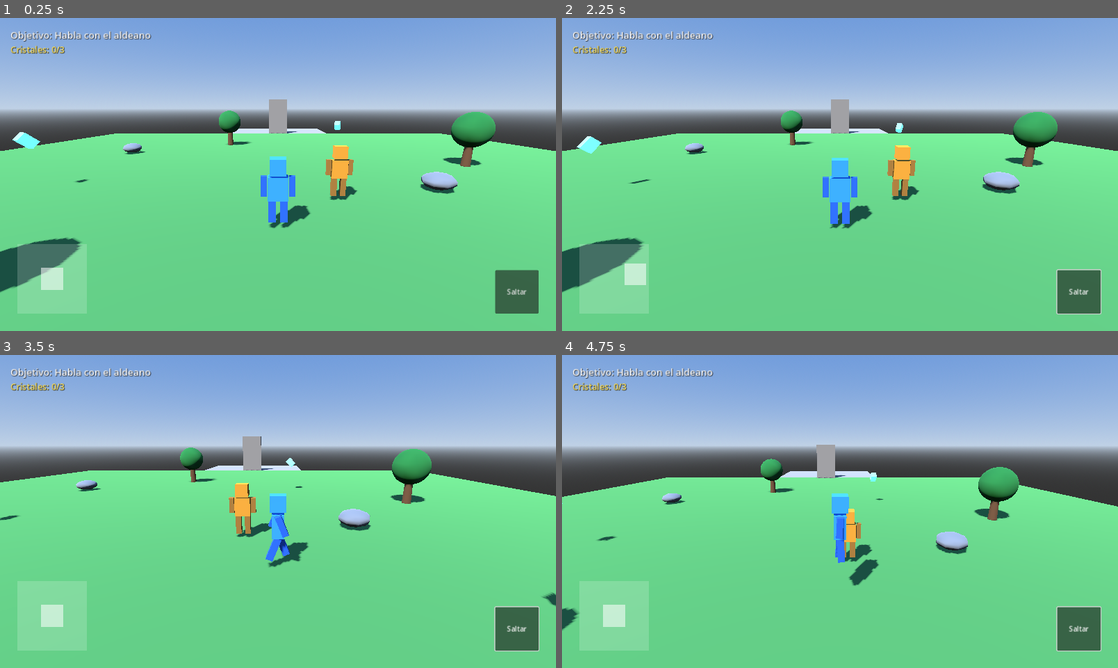
Above: before the commit, frames 1-4 (two rows, left to right).
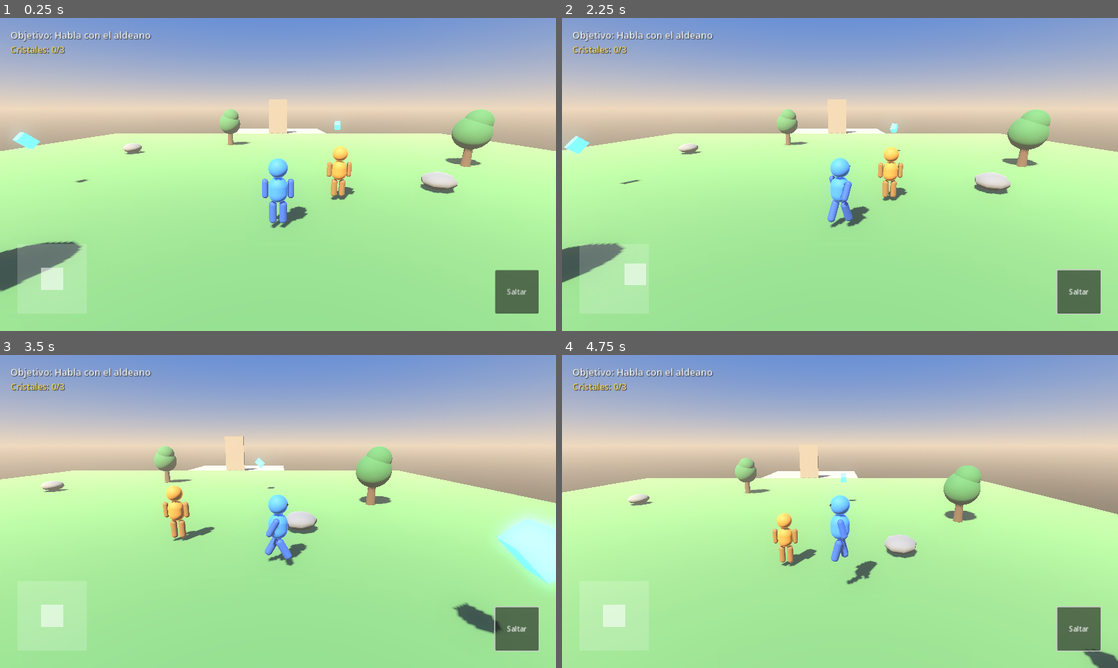
Above: after the commit, the same moments.

Repository: maykolparedes-code/Juego-Divertido
Game: Godot game, scene res://scenes/World.tscn
Same seed, same stepped clock (60 frames per second), same inputs: the game is played once before the commit and once after it.
Inputs (mouse positions are in pixels of both pictures, inside the frame that each line leads up to):
- Up to frame 1 (0.25 s): no input
- Up to frame 2 (2.25 s): click "Saltar" at 0.5 s; drag from (951, 174) to (895, 105) at 1.27 s; drag from (612, 277) to (812, 237) at 2.02 s
- Up to frame 3 (3.5 s): move the mouse to (333, 442) at 2.77 s; hold D (move_right) from 2.78 s (still down); tap E (interact) at 2.85 s; click (333, 442) at 2.92 s
- Up to frame 4 (4.75 s): release D (move_right) at 3.5 s; drag from (812, 574) to (673, 464) at 3.52 s; move the mouse to (1006, 558) at 4.27 s; hold A (move_left) from 4.28 s (still down); tap E (interact) at 4.35 s; click (1006, 558) at 4.42 s; tap Space (jump) at 4.52 s

The runs differ from the first frame. In frame 1, 79% of the frame differs, in the area x 0-100%, y 17-100%; in frame 2, 79%; in frame 3, 79%; in frame 4, 80%.

Commit message:
Corregir controles táctiles rotos y mejorar los gráficos
Bug reportado jugando en un dispositivo Android real: los controles no
respondían a nada. Causa raíz encontrada: Player busca el nodo
TouchControls una sola vez en _ready(), pero en World.tscn Player está
declarado ANTES que TouchControls, así que en ese momento el grupo
"touch_controls" todavía está vacío (_ready() de los hermanos se llama
en orden de declaración). El jugador se quedaba con la referencia en
null para siempre, sordo a joystick/cámara/botones. Se cambió a una
búsqueda perezosa que se reintenta hasta encontrarlo, sin depender del
orden de nodos en la escena. Se agregó un test de regresión específico
para este bug en tests/smoke_test.gd.

De paso, se encontró y corrigió un segundo bug real (cosmético, no
reportado explícitamente pero visible ahora que el personaje tiene
cara): la fórmula que rota al personaje hacia su dirección de
movimiento tenía el signo invertido y lo hacía mirar 180° al revés.
Verificado empíricamente con un script Godot aparte antes de aplicar
el fix, en vez de confiar en el cálculo a mano.

Mejoras gráficas pedidas:
- Personajes reconstruidos con cápsulas/esferas en vez de cajas
  (character_builder.gd), con ojos simples y "rim light" en los
  materiales para que se lean mejor sin necesitar texturas.
- Cielo con tonos más cálidos en el horizonte, niebla sutil para dar
  profundidad, y glow/bloom activado (se ve en los cristales y en el
  tesoro final, que ya tenían emisión).
- Luz solar más cálida, materiales del suelo/árboles/rocas/puerta con
  roughness ajustado para que no se vean plásticos.
- (Se probó SSAO pero Godot avisa que no funciona con el renderer
  "mobile" que usa este proyecto para Android, así que se quitó en vez
  de dejar configuración muerta.)

Todo vuelto a validar con el binario real de Godot 4.3: reimport
limpio sin errores/advertencias, y los 24 chequeos de
tests/smoke_test.gd en verde (incluyendo el nuevo test de regresión).

Co-Authored-By: Claude Sonnet 5 <noreply@anthropic.com>
Claude-Session: https://claude.ai/code/session_01DtvJbKZc8rz4FArNUwjjGY

Diff:
--- a/aventura-3d/scenes/Crystal.tscn
+++ b/aventura-3d/scenes/Crystal.tscn
@@ -7,9 +7,11 @@
 
 [sub_resource type="StandardMaterial3D" id="StandardMaterial3D_1"]
 albedo_color = Color(0.3, 0.85, 1, 1)
+metallic = 0.3
+roughness = 0.15
 emission_enabled = true
 emission = Color(0.3, 0.85, 1, 1)
-emission_energy_multiplier = 1.5
+emission_energy_multiplier = 1.2
 
 [sub_resource type="BoxShape3D" id="BoxShape3D_1"]
 size = Vector3(0.45, 0.6, 0.45)
--- a/aventura-3d/scenes/Gate.tscn
+++ b/aventura-3d/scenes/Gate.tscn
@@ -6,7 +6,9 @@
 size = Vector3(2.2, 4, 0.4)
 
 [sub_resource type="StandardMaterial3D" id="StandardMaterial3D_1"]
-albedo_color = Color(0.55, 0.5, 0.45, 1)
+albedo_color = Color(0.58, 0.52, 0.42, 1)
+roughness = 0.7
+metallic = 0.15
 
 [sub_resource type="BoxShape3D" id="BoxShape3D_1"]
 size = Vector3(2.2, 4, 0.4)
--- a/aventura-3d/scenes/Rock.tscn
+++ b/aventura-3d/scenes/Rock.tscn
@@ -7,7 +7,8 @@
 rings = 6
 
 [sub_resource type="StandardMaterial3D" id="StandardMaterial3D_1"]
-albedo_color = Color(0.5, 0.5, 0.52, 1)
+albedo_color = Color(0.52, 0.51, 0.5, 1)
+roughness = 0.95
 
 [sub_resource type="SphereShape3D" id="SphereShape3D_1"]
 radius = 0.6
--- a/aventura-3d/scenes/Tree.tscn
+++ b/aventura-3d/scenes/Tree.tscn
@@ -1,19 +1,25 @@
-[gd_scene load_steps=6 format=3]
+[gd_scene load_steps=7 format=3]
 
 [sub_resource type="CylinderMesh" id="CylinderMesh_1"]
-top_radius = 0.18
+top_radius = 0.16
 bottom_radius = 0.22
 height = 1.4
 
 [sub_resource type="StandardMaterial3D" id="StandardMaterial3D_1"]
-albedo_color = Color(0.4, 0.26, 0.15, 1)
+albedo_color = Color(0.38, 0.24, 0.14, 1)
+roughness = 0.95
 
 [sub_resource type="SphereMesh" id="SphereMesh_1"]
-radius = 0.9
-height = 1.8
+radius = 0.85
+height = 1.7
+
+[sub_resource type="SphereMesh" id="SphereMesh_2"]
+radius = 0.62
+height = 1.24
 
 [sub_resource type="StandardMaterial3D" id="StandardMaterial3D_2"]
-albedo_color = Color(0.16, 0.45, 0.2, 1)
+albedo_color = Color(0.2, 0.5, 0.24, 1)
+roughness = 0.85
 
 [sub_resource type="CylinderShape3D" id="CylinderShape3D_1"]
 radius = 0.22
@@ -26,9 +32,14 @@
 mesh = SubResource("CylinderMesh_1")
 material_override = SubResource("StandardMaterial3D_1")
 
-[node name="Foliage" type="MeshInstance3D" parent="."]
-position = Vector3(0, 1.9, 0)
+[node name="FoliageLow" type="MeshInstance3D" parent="."]
+position = Vector3(0, 1.75, 0)
 mesh = SubResource("SphereMesh_1")
+material_override = SubResource("StandardMaterial3D_2")
+
+[node name="FoliageHigh" type="MeshInstance3D" parent="."]
+position = Vector3(0.15, 2.3, 0.1)
+mesh = SubResource("SphereMesh_2")
 material_override = SubResource("StandardMaterial3D_2")
 
 [node name="CollisionShape3D" type="CollisionShape3D" parent="."]
--- a/aventura-3d/scenes/UI/TouchControls.tscn
+++ b/aventura-3d/scenes/UI/TouchControls.tscn
@@ -13,7 +13,7 @@
 anchor_top = 0.0
 anchor_right = 1.0
 anchor_bottom = 1.0
-mouse_filter = 1
+mouse_filter = 0
 script = ExtResource("2")
 
 [node name="Joystick" type="Control" parent="."]
@@ -25,7 +25,7 @@
 offset_top = -200.0
 offset_right = 200.0
 offset_bottom = -40.0
-mouse_filter = 1
+mouse_filter = 0
 script = ExtResource("3")
 
 [node name="Background" type="ColorRect" parent="Joystick"]
--- a/aventura-3d/scenes/VictoryZone.tscn
+++ b/aventura-3d/scenes/VictoryZone.tscn
@@ -7,9 +7,11 @@
 
 [sub_resource type="StandardMaterial3D" id="StandardMaterial3D_1"]
 albedo_color = Color(1, 0.84, 0.2, 1)
+metallic = 0.4
+roughness = 0.2
 emission_enabled = true
 emission = Color(1, 0.84, 0.2, 1)
-emission_energy_multiplier = 1.8
+emission_energy_multiplier = 1.4
 
 [sub_resource type="BoxShape3D" id="BoxShape3D_1"]
 size = Vector3(3, 3, 3)
--- a/aventura-3d/scenes/World.tscn
+++ b/aventura-3d/scenes/World.tscn
@@ -12,10 +12,13 @@
 [ext_resource type="PackedScene" path="res://scenes/UI/TouchControls.tscn" id="10"]
 
 [sub_resource type="ProceduralSkyMaterial" id="ProceduralSkyMaterial_1"]
-sky_top_color = Color(0.35, 0.55, 0.85, 1)
-sky_horizon_color = Color(0.75, 0.82, 0.9, 1)
-ground_bottom_color = Color(0.2, 0.2, 0.2, 1)
-ground_horizon_color = Color(0.75, 0.82, 0.9, 1)
+sky_top_color = Color(0.22, 0.42, 0.78, 1)
+sky_horizon_color = Color(0.86, 0.78, 0.68, 1)
+sky_curve = 0.15
+ground_bottom_color = Color(0.25, 0.22, 0.2, 1)
+ground_horizon_color = Color(0.86, 0.78, 0.68, 1)
+ground_curve = 0.15
+sun_angle_max = 30.0
 
 [sub_resource type="Sky" id="Sky_1"]
 sky_material = SubResource("ProceduralSkyMaterial_1")
@@ -23,12 +26,22 @@
 [sub_resource type="Environment" id="Environment_1"]
 background_mode = 2
 sky = SubResource("Sky_1")
+ambient_light_source = 3
+ambient_light_sky_contribution = 0.8
+glow_enabled = true
+glow_intensity = 0.9
+glow_bloom = 0.15
+glow_hdr_threshold = 1.0
+fog_enabled = true
+fog_light_color = Color(0.82, 0.76, 0.68, 1)
+fog_density = 0.009
 
 [sub_resource type="PlaneMesh" id="PlaneMesh_Ground"]
 size = Vector2(40, 40)
 
 [sub_resource type="StandardMaterial3D" id="StandardMaterial3D_Ground"]
-albedo_color = Color(0.3, 0.55, 0.28, 1)
+albedo_color = Color(0.35, 0.58, 0.3, 1)
+roughness = 0.9
 
 [sub_resource type="BoxShape3D" id="BoxShape3D_Ground"]
 size = Vector3(40, 1, 40)
@@ -37,7 +50,8 @@
 size = Vector2(12, 8)
 
 [sub_resource type="StandardMaterial3D" id="StandardMaterial3D_Temple"]
-albedo_color = Color(0.55, 0.52, 0.5, 1)
+albedo_color = Color(0.58, 0.54, 0.5, 1)
+roughness = 0.75
 
 [sub_resource type="BoxShape3D" id="BoxShape3D_Temple"]
 size = Vector3(12, 1, 8)
@@ -65,6 +79,8 @@
 [node name="Sun" type="DirectionalLight3D" parent="."]
 position = Vector3(0, 10, 0)
 rotation_degrees = Vector3(-50, -30, 0)
+light_color = Color(1, 0.95, 0.85, 1)
+light_energy = 1.15
 shadow_enabled = true
 
 [node name="Ground" type="StaticBody3D" parent="."]
--- a/aventura-3d/scripts/character_builder.gd
+++ b/aventura-3d/scripts/character_builder.gd
@@ -1,11 +1,15 @@
 class_name CharacterBuilder
 extends RefCounted
 
-## Construye un personaje "blocky" low-poly por código (cajas de colores),
-## sin depender de ningún modelo 3D externo. Devuelve un Node3D "Visuals"
-## con nodos hijos nombrados (Torso, Head, LeftArmPivot, RightArmPivot,
-## LeftLegPivot, RightLegPivot) para que player.gd/npc.gd puedan animarlos
-## rotando los pivotes de las extremidades.
+## Construye un personaje low-poly "de cápsulas" por código (sin depender de
+## ningún modelo 3D externo). Devuelve un Node3D "Visuals" con nodos hijos
+## nombrados (Torso, Head, LeftArmPivot, RightArmPivot, LeftLegPivot,
+## RightLegPivot) para que player.gd/npc.gd puedan animarlos rotando los
+## pivotes de las extremidades.
+##
+## Usa formas redondeadas (cápsulas y esferas) en vez de cajas para un
+## estilo más amigable tipo "personaje de cápsulas", con ojos simples para
+## darle algo de personalidad sin necesitar texturas.
 ##
 ## Cuando quieras subir la calidad visual, puedes reemplazar esto por un
 ## modelo .glb importado (por ejemplo, un personaje animado de Mixamo) sin
@@ -16,53 +20,101 @@
 	var visuals := Node3D.new()
 	visuals.name = "Visuals"
 
-	var torso := _make_box(Vector3(0.5, 0.6, 0.3), body_color)
+	var body_material := _make_material(body_color)
+	var limb_material := _make_material(limb_color)
+
+	var torso := _make_capsule(0.24, 0.65, body_material)
 	torso.name = "Torso"
-	torso.position = Vector3(0, 1.05, 0)
+	torso.position = Vector3(0, 1.0, 0)
 	visuals.add_child(torso)
 
-	var head := _make_box(Vector3(0.4, 0.4, 0.4), body_color)
+	var head := _make_head(body_material)
 	head.name = "Head"
-	head.position = Vector3(0, 1.6, 0)
+	head.position = Vector3(0, 1.55, 0)
 	visuals.add_child(head)
 
-	var left_arm := _make_limb_pivot(Vector3(-0.35, 1.35, 0), Vector3(0.15, 0.5, 0.15), limb_color)
+	var left_arm := _make_limb_pivot(Vector3(-0.32, 1.28, 0), 0.08, 0.5, limb_material)
 	left_arm.name = "LeftArmPivot"
 	visuals.add_child(left_arm)
 
-	var right_arm := _make_limb_pivot(Vector3(0.35, 1.35, 0), Vector3(0.15, 0.5, 0.15), limb_color)
+	var right_arm := _make_limb_pivot(Vector3(0.32, 1.28, 0), 0.08, 0.5, limb_material)
 	right_arm.name = "RightArmPivot"
 	visuals.add_child(right_arm)
 
-	var left_leg := _make_limb_pivot(Vector3(-0.15, 0.75, 0), Vector3(0.18, 0.6, 0.18), limb_color)
+	var left_leg := _make_limb_pivot(Vector3(-0.13, 0.7, 0), 0.1, 0.6, limb_material)
 	left_leg.name = "LeftLegPivot"
 	visuals.add_child(left_leg)
 
-	var right_leg := _make_limb_pivot(Vector3(0.15, 0.75, 0), Vector3(0.18, 0.6, 0.18), limb_color)
+	var right_leg := _make_limb_pivot(Vector3(0.13, 0.7, 0), 0.1, 0.6, limb_material)
 	right_leg.name = "RightLegPivot"
 	visuals.add_child(right_leg)
 
 	return visuals
 
-static func _make_box(size: Vector3, color: Color) -> MeshInstance3D:
-	var mesh_instance := MeshInstance3D.new()
-	var box := BoxMesh.new()
-	box.size = size
-	mesh_instance.mesh = box
+static func _make_material(color: Color) -> StandardMaterial3D:
 	var material := StandardMaterial3D.new()
 	material.albedo_color = color
+	material.roughness = 0.65
+	material.metallic = 0.0
+	# Un ligero brillo en el borde ("rim light") ayuda a que las formas
+	# simples se lean mejor y se vean menos planas, sin necesitar texturas.
+	material.rim_enabled = true
+	material.rim = 0.35
+	material.rim_tint = 0.4
+	return material
+
+static func _make_capsule(radius: float, height: float, material: StandardMaterial3D) -> MeshInstance3D:
+	var mesh_instance := MeshInstance3D.new()
+	var capsule := CapsuleMesh.new()
+	capsule.radius = radius
+	capsule.height = height
+	mesh_instance.mesh = capsule
+	mesh_instance.material_override = material
+	return mesh_instance
+
+static func _make_head(body_material: StandardMaterial3D) -> Node3D:
+	var head := Node3D.new()
+
+	var sphere_mesh := SphereMesh.new()
+	sphere_mesh.radius = 0.24
+	sphere_mesh.height = 0.48
+	var sphere := MeshInstance3D.new()
+	sphere.mesh = sphere_mesh
+	sphere.material_override = body_material
+	head.add_child(sphere)
+
+	var eye_material := StandardMaterial3D.new()
+	eye_material.albedo_color = Color(0.05, 0.05, 0.08)
+	eye_material.roughness = 0.3
+
+	var left_eye := _make_eye(eye_material)
+	left_eye.position = Vector3(-0.09, 0.02, -0.21)
+	head.add_child(left_eye)
+
+	var right_eye := _make_eye(eye_material)
+	right_eye.position = Vector3(0.09, 0.02, -0.21)
+	head.add_child(right_eye)
+
+	return head
+
+static func _make_eye(material: StandardMaterial3D) -> MeshInstance3D:
+	var mesh_instance := MeshInstance3D.new()
+	var sphere := SphereMesh.new()
+	sphere.radius = 0.035
+	sphere.height = 0.07
+	mesh_instance.mesh = sphere
 	mesh_instance.material_override = material
 	return mesh_instance
 
 ## Un "pivote" es un Node3D vacío colocado en la articulación (hombro/cadera);
-## la caja de la extremidad se desplaza hacia abajo dentro de ese pivote, así
-## rotar el pivote balancea la extremidad como un péndulo alrededor de la
-## articulación en vez de alrededor de su propio centro.
-static func _make_limb_pivot(joint_position: Vector3, limb_size: Vector3, color: Color) -> Node3D:
+## la cápsula de la extremidad se desplaza hacia abajo dentro de ese pivote,
+## así rotar el pivote balancea la extremidad como un péndulo alrededor de
+## la articulación en vez de alrededor de su propio centro.
+static func _make_limb_pivot(joint_position: Vector3, radius: float, length: float, material: StandardMaterial3D) -> Node3D:
 	var pivot := Node3D.new()
 	pivot.position = joint_position
-	var limb := _make_box(limb_size, color)
+	var limb := _make_capsule(radius, length, material)
 	limb.name = "Mesh"
-	limb.position = Vector3(0, -limb_size.y / 2.0, 0)
+	limb.position = Vector3(0, -length / 2.0, 0)
 	pivot.add_child(limb)
 	return pivot
--- a/aventura-3d/scripts/player.gd
+++ b/aventura-3d/scripts/player.gd
@@ -38,12 +38,26 @@
 	_left_leg = visuals.get_node("LeftLegPivot")
 	_right_leg = visuals.get_node("RightLegPivot")
 
+	_connect_touch_controls()
+
+## Busca TouchControls de forma perezosa (no solo en _ready) porque el orden
+## en que Godot llama a _ready() entre nodos hermanos sigue el orden de
+## declaración en la escena: Player aparece antes que TouchControls en
+## World.tscn, así que en _ready() del Player, TouchControls todavía no
+## existe en el grupo "touch_controls". Buscarlo en cada frame hasta
+## encontrarlo evita depender de ese orden (y de que nadie lo cambie).
+func _connect_touch_controls() -> void:
+	if _touch_controls != null:
+		return
 	_touch_controls = get_tree().get_first_node_in_group("touch_controls")
 	if _touch_controls:
 		_touch_controls.look_delta.connect(_on_look_delta)
 		_touch_controls.jump_pressed.connect(_on_jump_pressed)
 
 func _physics_process(delta: float) -> void:
+	if _touch_controls == null:
+		_connect_touch_controls()
+
 	if global_position.y < RESPAWN_Y:
 		_respawn()
 		return
@@ -70,7 +84,7 @@
 	if is_moving:
 		velocity.x = direction.x * MOVE_SPEED
 		velocity.z = direction.z * MOVE_SPEED
-		var target_angle := atan2(direction.x, direction.z)
+		var target_angle := atan2(-direction.x, -direction.z)
 		visuals.rotation.y = lerp_angle(visuals.rotation.y, target_angle, ROTATION_SPEED * delta)
 	else:
 		velocity.x = move_toward(velocity.x, 0.0, MOVE_SPEED * delta * 4.0)
--- a/aventura-3d/tests/smoke_test.gd
+++ b/aventura-3d/tests/smoke_test.gd
@@ -33,15 +33,30 @@
 	var gate: Node3D = world.get_node_or_null("Gate")
 	var npc: Node = world.get_node_or_null("NPC")
 	var dialogue_box: Node = world.get_node_or_null("DialogueBox")
+	var player: Node = world.get_node_or_null("Player")
+	var touch_controls: Node = world.get_node_or_null("TouchControls")
 
 	_check(hud != null, "El nodo HUD existe en World.tscn")
 	_check(gate != null, "El nodo Gate existe en World.tscn")
 	_check(npc != null, "El nodo NPC existe en World.tscn")
 	_check(dialogue_box != null, "El nodo DialogueBox existe en World.tscn")
+	_check(player != null, "El nodo Player existe en World.tscn")
+	_check(touch_controls != null, "El nodo TouchControls existe en World.tscn")
 
-	if hud == null or gate == null or npc == null or dialogue_box == null:
+	if hud == null or gate == null or npc == null or dialogue_box == null or player == null or touch_controls == null:
 		_finish()
 		return
+
+	# Regresión: Player aparece antes que TouchControls en World.tscn, así que
+	# en su primer _ready() el grupo "touch_controls" todavía está vacío. Si
+	# la búsqueda de TouchControls solo ocurriera una vez en _ready() (en vez
+	# de reintentarse hasta encontrarlo), el jugador quedaría sordo a todo
+	# input táctil para siempre: exactamente el bug que se reportó jugando en
+	# un dispositivo real.
+	await get_tree().physics_frame
+	await get_tree().physics_frame
+	_check(player.get("_touch_controls") == touch_controls,
+		"Player encuentra y se conecta a TouchControls aunque este se declare después en la escena")
 
 	var objective_label: Label = hud.get_node("MarginContainer/VBoxContainer/ObjectiveLabel")
 	var crystal_label: Label = hud.get_node("MarginContainer/VBoxContainer/CrystalLabel")
